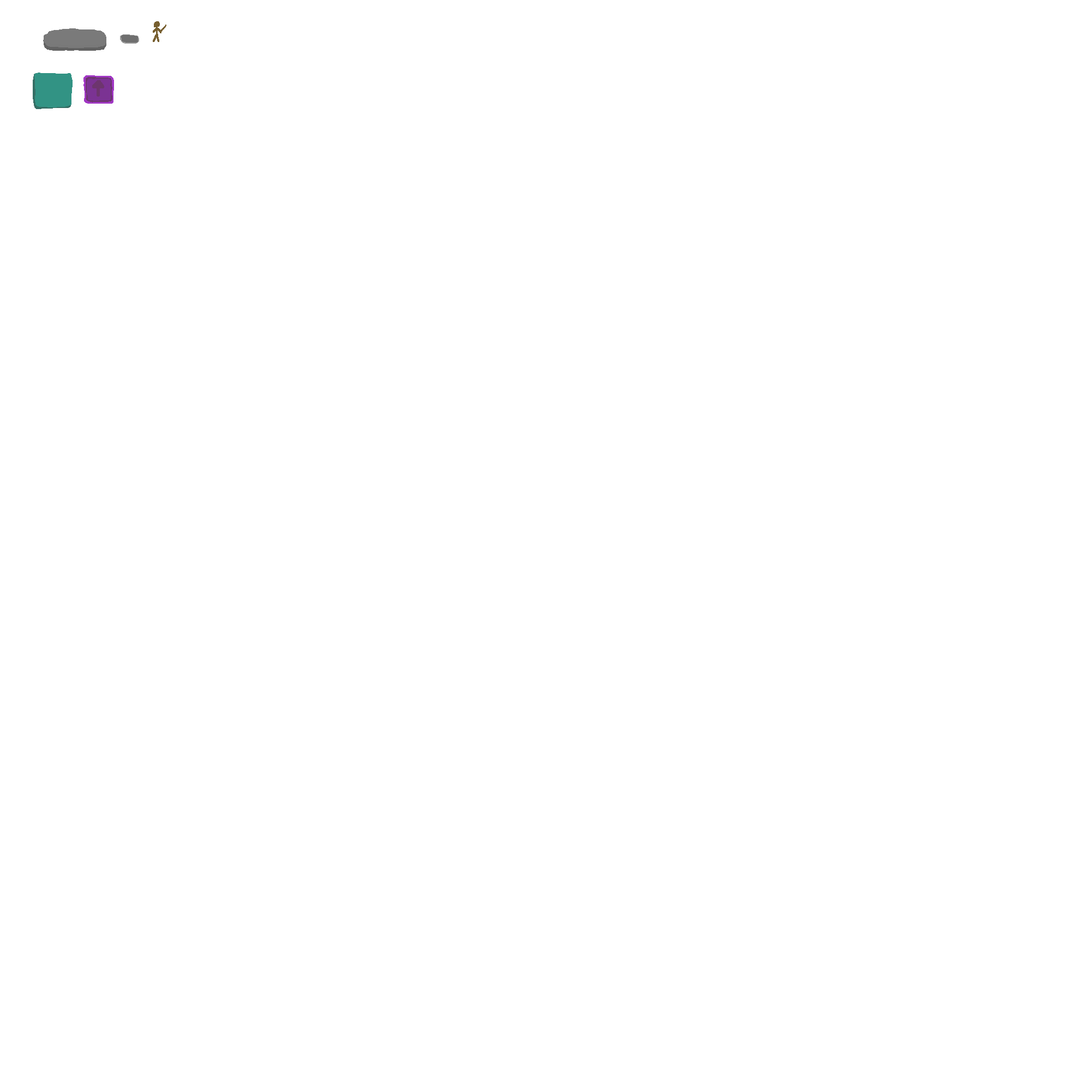
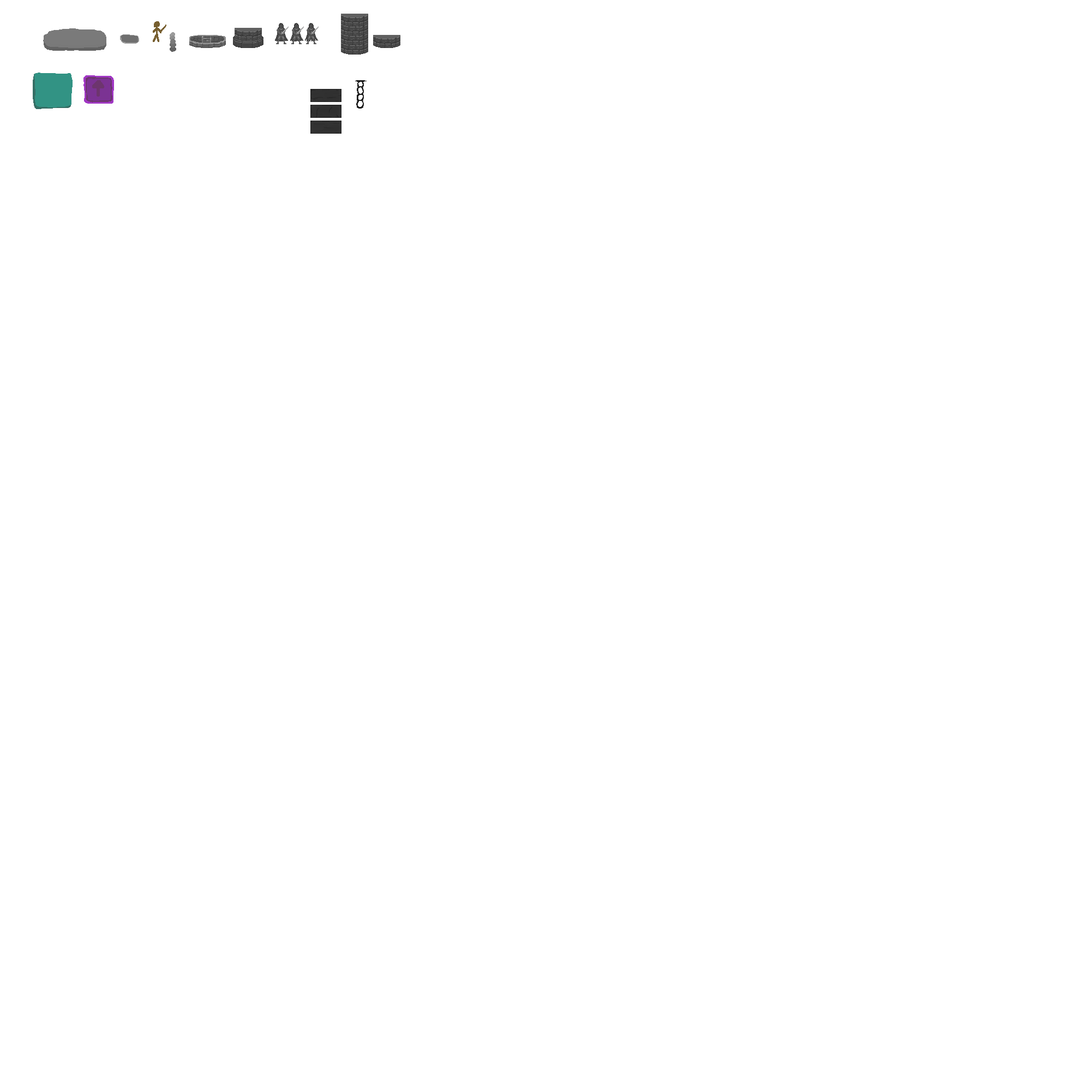
Before/after of a 1091x1091 layered artwork. What changed in the layer stack:
added layer "Слой 4" above "Слой 2" over 169, 13, 401, 134
